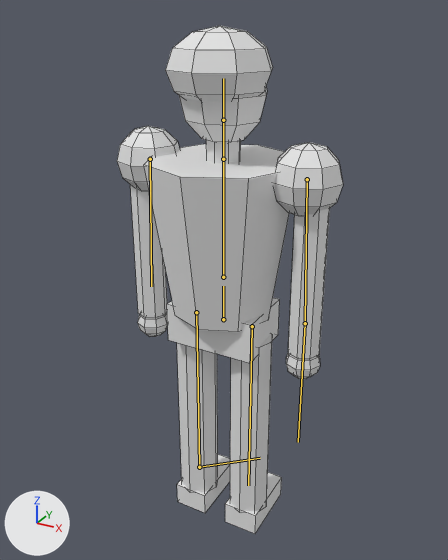
The FBX model Assets/Art/Models/Hero.fbx: old version first, new version second.
Before and after are seen from a 50 mm camera at (0.929, -1.686, 1.834) aimed at (0.035, -0.062, 1.021). The axes (+X, +Y, +Z) are drawn at lower left. The lights are the same throughout. The older version comes first. The bones that change, and the others that lie on the model, are drawn over the model as lines. Mesh edges are drawn as thin lines.

The first picture shows 'Hero'.
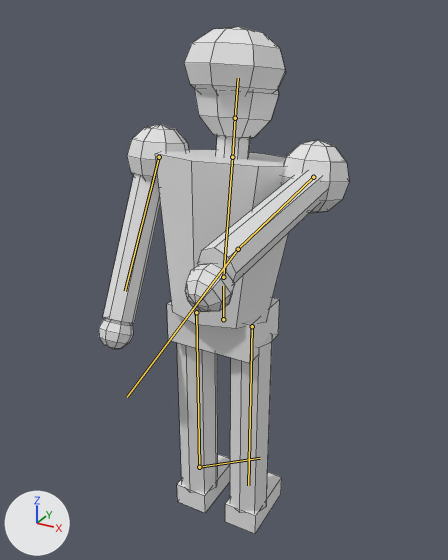
The newer file adds an action. The first version stands in its rest pose; the second is drawn at frame 7 of the action 'Rig|Cast'.

Scene script edits in JSON lines:
```json
{"block": "bone_chest", "where": "bone_chest = bpy.data.objects['Rig'].pose.bones['Chest']  # child of 'Hips'"}
{"op": "set", "path": "bone_chest.rotation_quaternion", "old": "(1.0, 0.0, 0.0, 0.0)", "new": "(0.997, -0.074, 0.0, 0.0)", "note": "degrees (0, 0, 0) -> degrees (-8, 0, 0)"}
{"block": "bone_upperarm_r", "where": "bone_upperarm_r = bpy.data.objects['Rig'].pose.bones['UpperArm_R']  # child of 'Chest'"}
{"op": "set", "path": "bone_upperarm_r.rotation_quaternion", "old": "(1.0, 0.0, 0.0, 0.0)", "new": "(0.809, -0.588, 0.0, 0.0)", "note": "degrees (0, 0, 0) -> degrees (-72, 0, 0)"}
{"block": "bone_hand_r", "where": "bone_hand_r = bpy.data.objects['Rig'].pose.bones['Hand_R']  # child of 'UpperArm_R'"}
{"op": "set", "path": "bone_hand_r.rotation_quaternion", "old": "(1.0, 0.0, 0.0, 0.0)", "new": "(0.993, 0.12, 0.0, 0.0)", "note": "degrees (0, 0, 0) -> degrees (14, 0, 0)"}
{"block": "bone_upperarm_l", "where": "bone_upperarm_l = bpy.data.objects['Rig'].pose.bones['UpperArm_L']  # child of 'Chest'"}
{"op": "set", "path": "bone_upperarm_l.rotation_quaternion", "old": "(1.0, 0.0, 0.0, 0.0)", "new": "(0.986, -0.167, 0.0, 0.0)", "note": "degrees (0, 0, 0) -> degrees (-19, 0, 0)"}
```

Changed parts and their boxes [x1, y1, x2, y2] in the pictures (448 x 560 px):
```json
{"object": "Hero", "change": "posed", "before": [117, 26, 343, 534], "after": [99, 27, 349, 534], "on screen": "11% wider"}
{"bone": "Chest", "before": "(223, 277) to (223, 145)", "after": "(223, 277) to (233, 143)"}
{"bone": "UpperArm_R", "before": "(307, 179) to (305, 323)", "after": "(313, 177) to (238, 249)"}
{"bone": "Hand_R", "before": "(305, 323) to (298, 442)", "after": "(238, 249) to (127, 397)"}
{"bone": "UpperArm_L", "before": "(150, 159) to (151, 286)", "after": "(159, 157) to (125, 291)"}
```
